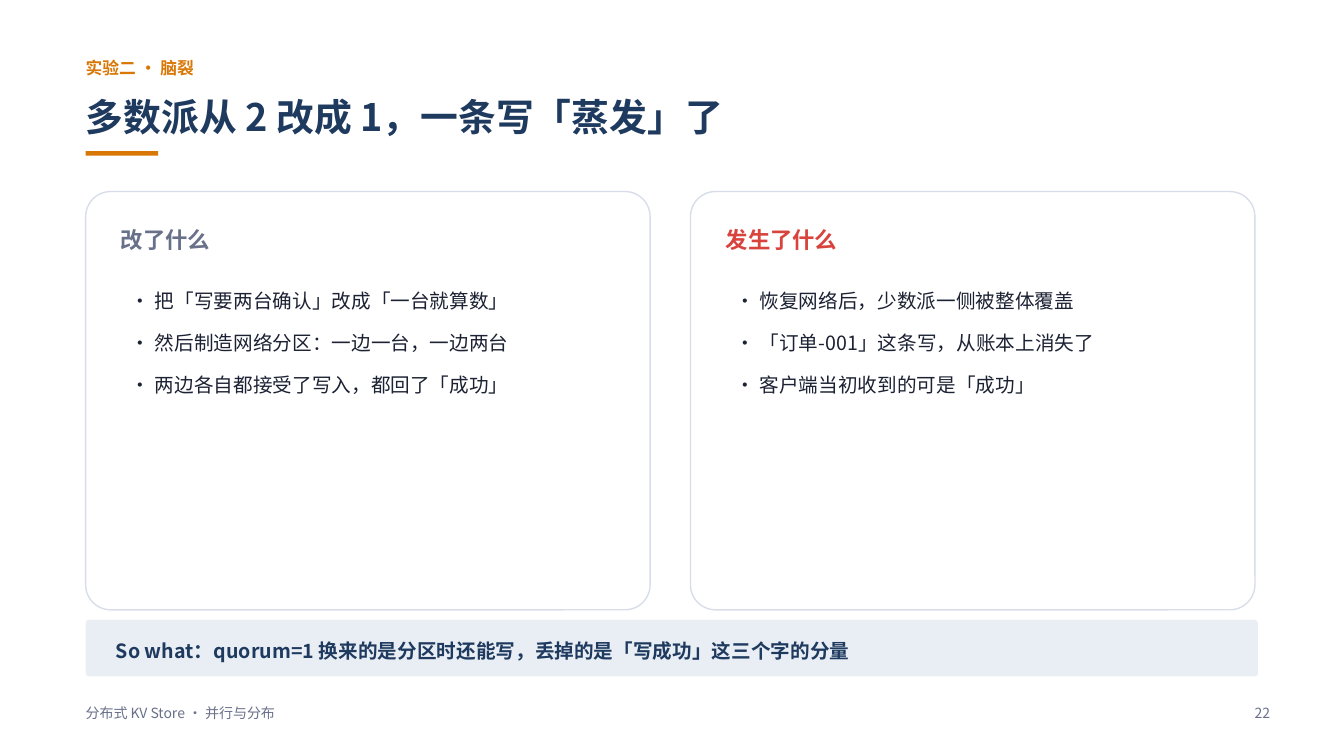
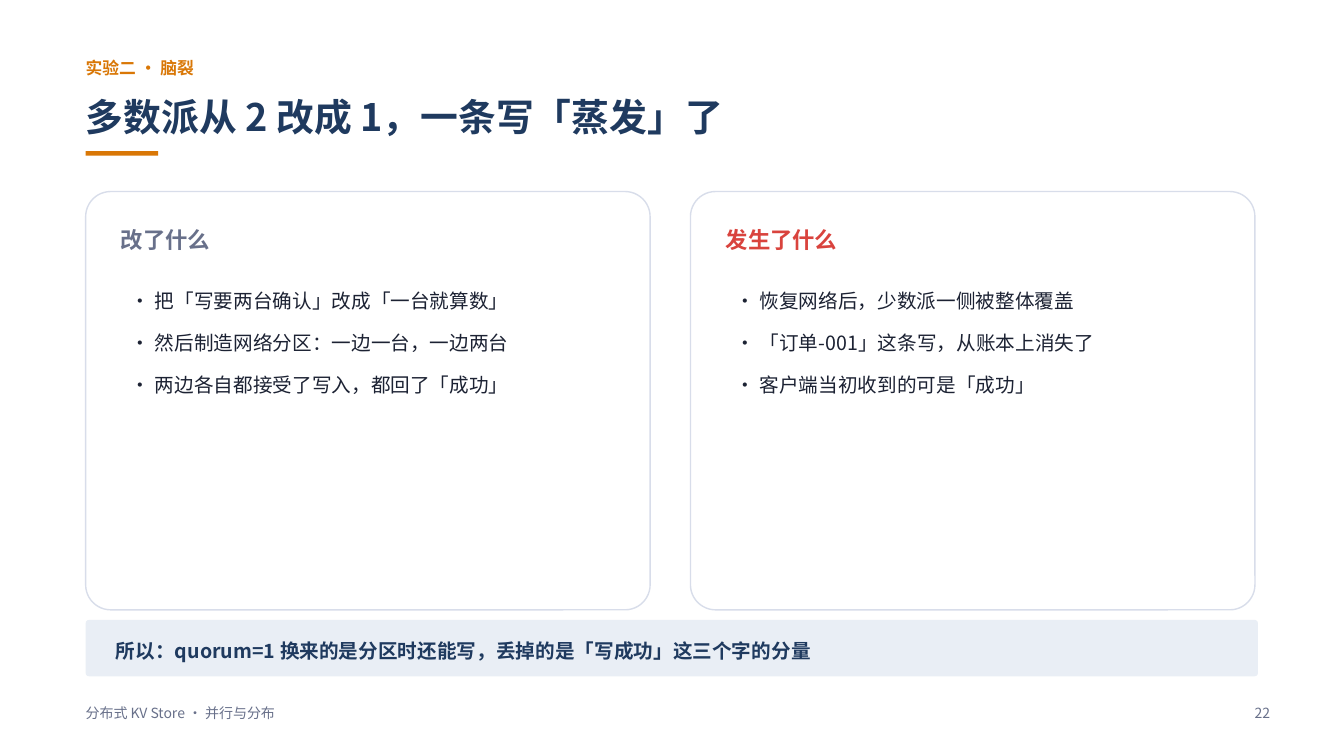
Before and after one commit to L1tiansuo/distributed-kv-store, a slide deck: slide 22 of ppt/分布式KV Store 讲解_v2.pptx. Drawn at 1344x756 pixels with LibreOffice and Linux fonts; fonts in the diff are those of the drawing. Boxes give left, top, right and bottom in pixels: in the first picture for what was removed or moved away, otherwise in the second. Text is boxed around its words. In the diff, an @@ line names an element or a change of style, - is before the commit and + after.

```diff
--- a/ppt/分布式KV Store 讲解_v2.pptx
+++ b/ppt/分布式KV Store 讲解_v2.pptx
@@ text at box(116, 641, 811, 663): text changed @@
-So what：quorum=1 换来的是分区时还能写，丢掉的是「写成功」这三个字的分量
+所以：quorum=1 换来的是分区时还能写，丢掉的是「写成功」这三个字的分量
```
Also in this commit, not shown: 25 other slides changed, 3 other files.
